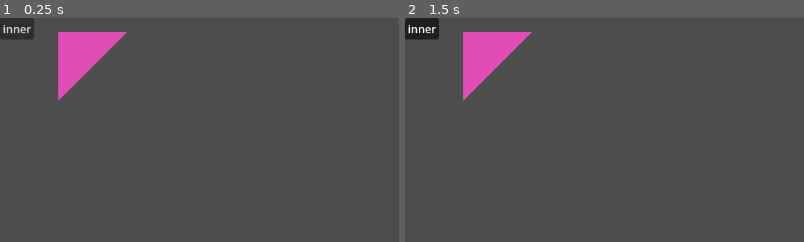
Above: before the commit, frames 1-2 (left to right).
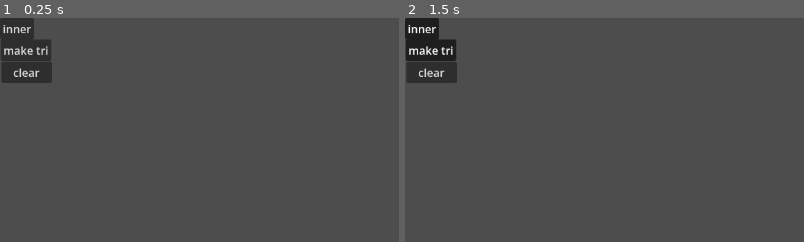
Above: after the commit, the same moments.

Repository: DevinBayly/shape-builder
Game: Godot game, scene res://node_2d.tscn
Two runs of this game, one before a commit and one after it. Both use one fixed random seed, a clock stepped at 60 frames per second and the inputs below. The project has no main scene, so this scene is started directly.
Inputs (mouse positions are % of the whole screen's width and height, from its top left):
- Up to frame 1 (0.25 s): no input
- Up to frame 2 (1.5 s): click "inner" at 0.5 s; click (3, 7) at 1.25 s, where only the run after the commit has a clickable "make tri"
The pictures show only the part of the screen within x 0-50%, y 0-50%; the shares and areas given below are measured in that part.

The runs differ from the first frame. In frame 1, 4.9% of the frame differs, in the area x 0-32%, y 6-38%; in frame 2, 5.0%.

Commit message:
code now works for the process of adding triangles

Diff:
--- a/node_2d.gd
+++ b/node_2d.gd
@@ -2,36 +2,37 @@
 var vert = preload("res://vertex.tscn")
 @onready var poly: Polygon2D = $Polygon2D
 @onready var innerButton: Button = $Button
-@onready var m: MeshInstance2D = $MeshInstance2D
+@onready var tri_button: Button = $tri_button
 var viewsize
-func _ready() -> void:
+func create_colored_geometry(verts):
+	var vpos = []
+	for vert in verts:
+		vpos.push_back(vert.position)
+	var vertices = PackedVector2Array()
+	var uvs = PackedVector2Array()
 
-	var vertices = PackedVector2Array()
-	vertices.push_back(Vector2(0, 100))
-	vertices.push_back(Vector2(100, 0))
-	vertices.push_back(Vector2(0, 0))
+	for v in vpos:
+		vertices.push_back(v)
+		uvs.push_back(Vector2(0, 0))
 
 	# Initialize the ArrayMesh.
 	var arr_mesh = ArrayMesh.new()
 	var arrays = []
 	arrays.resize(Mesh.ARRAY_MAX)
-	print(arrays.size())
 	arrays[Mesh.ARRAY_VERTEX] = vertices
-	var uvs = PackedVector2Array()
-	uvs.push_back(Vector2(0, 1))
-	uvs.push_back(Vector2(1, 0))
-	uvs.push_back(Vector2(0, 0))
+
 	arrays[Mesh.ARRAY_TEX_UV] = uvs
-
 
 	# Create the Mesh.
 	arr_mesh.add_surface_from_arrays(Mesh.PRIMITIVE_TRIANGLES, arrays)
+	var m = MeshInstance2D.new()
+	m.mesh = arr_mesh
+	# make this a random color
+	m.modulate = Color(randf(),randf(),randf())
+	add_child(m)
 
-
-	m.mesh = arr_mesh
-	# make a new material from scratch
-
-	m.modulate = Color(randf(),randf(),randf())
+func _ready() -> void:
+	pass
 
 
 var prev: Node2D = null
@@ -39,6 +40,24 @@
 var dist_threshold = 50
 var last_intersections = []
 var all_vertx: Array[Vector2] = []
+var triangle_vertices=[]
+func vert_was_clicked(vertex):
+	if tri_button.is_pressed():
+		# tell it to stay colored
+		vertex.tri_clicked()
+		triangle_vertices.push_back(vertex)
+		if triangle_vertices.size()==3:
+			create_colored_geometry(triangle_vertices)
+			_on_clear_pressed()
+
+func _on_clear_pressed() -> void:
+	#clear the triangle list
+	for v in triangle_vertices:
+		# turn off their selection colors
+		v.tri_cleared()
+	triangle_vertices = []
+	pass # Replace with function body.
+
 func _unhandled_input(event: InputEvent) -> void:
 	if event is InputEventMouseButton:
 
@@ -47,6 +66,8 @@
 
 
 			var new_vert = vert.instantiate()
+			# wire up the signal listener for vert clicks
+			new_vert.vertexclicked.connect(vert_was_clicked)
 			new_vert.position = event.position
 			add_child(new_vert)
 			# this just makes sure we have a list of the edges
@@ -69,9 +90,11 @@
 					if too_close:
 						continue
 					var new_intersect_vert = vert.instantiate()
+					new_intersect_vert.vertexclicked.connect(vert_was_clicked)
 					new_intersect_vert.position = intersect
 					add_child(new_intersect_vert)
 					all_vertx.push_back(intersect)
+
 	if event is InputEventMouseMotion and innerButton.is_pressed():
 		last_intersections=[]
 		if edges.size() > 1:
--- a/node_2d.tscn
+++ b/node_2d.tscn
@@ -11,5 +11,19 @@
 toggle_mode = true
 text = "inner"
 
-[node name="MeshInstance2D" type="MeshInstance2D" parent="." unique_id=1132040450]
-position = Vector2(84, 20)
+[node name="tri_button" type="Button" parent="." unique_id=180942413]
+offset_left = 1.0
+offset_top = 31.0
+offset_right = 50.0
+offset_bottom = 62.0
+toggle_mode = true
+text = "make tri"
+
+[node name="clear" type="Button" parent="." unique_id=466631244]
+offset_left = 2.0
+offset_top = 63.0
+offset_right = 75.0
+offset_bottom = 94.0
+text = "clear"
+
+[connection signal="pressed" from="clear" to="." method="_on_clear_pressed"]
--- a/vertex.gd
+++ b/vertex.gd
@@ -1,12 +1,35 @@
 extends Node2D
 
 @onready var poly = $Polygon2D
+signal vertexclicked
+var included_in_tri = false
+func tri_clicked():
+	included_in_tri = true
+	turn_on()
+func tri_cleared():
+	included_in_tri = false
+	turn_off()
+func turn_on():
+	poly.color = Color("red")
+func turn_off():
+	poly.color = Color("white")
 
 func _on_area_2d_mouse_entered() -> void:
-	poly.color = Color("red")
+	if not included_in_tri:
+		turn_on()
 	pass # Replace with function body.
 
 
 func _on_area_2d_mouse_exited() -> void:
-	poly.color = Color("white")
+	if not included_in_tri:
+		turn_off()
 	pass # Replace with function body.
+
+
+func _on_area_2d_input_event(viewport: Node, event: InputEvent, shape_idx: int) -> void:
+	if event is InputEventMouseButton and event.button_index == MOUSE_BUTTON_LEFT and event.pressed :
+
+		vertexclicked.emit(self)
+
+		pass
+	pass # Replace with function body.
--- a/vertex.tscn
+++ b/vertex.tscn
@@ -17,5 +17,6 @@
 polygon = PackedVector2Array(5.880785, -33.09493, 9.7880745, -38.174404, 21.509945, -35.048573, 21.509945, -26.843264, 16.821196, -17.465769, 5.490056, -21.373058)
 uv = PackedVector2Array(-6, -40, 4, -53, 34, -45, 34, -24, 22, 0, -7, -10)
 
+[connection signal="input_event" from="Area2D" to="." method="_on_area_2d_input_event"]
 [connection signal="mouse_entered" from="Area2D" to="." method="_on_area_2d_mouse_entered"]
 [connection signal="mouse_exited" from="Area2D" to="." method="_on_area_2d_mouse_exited"]
